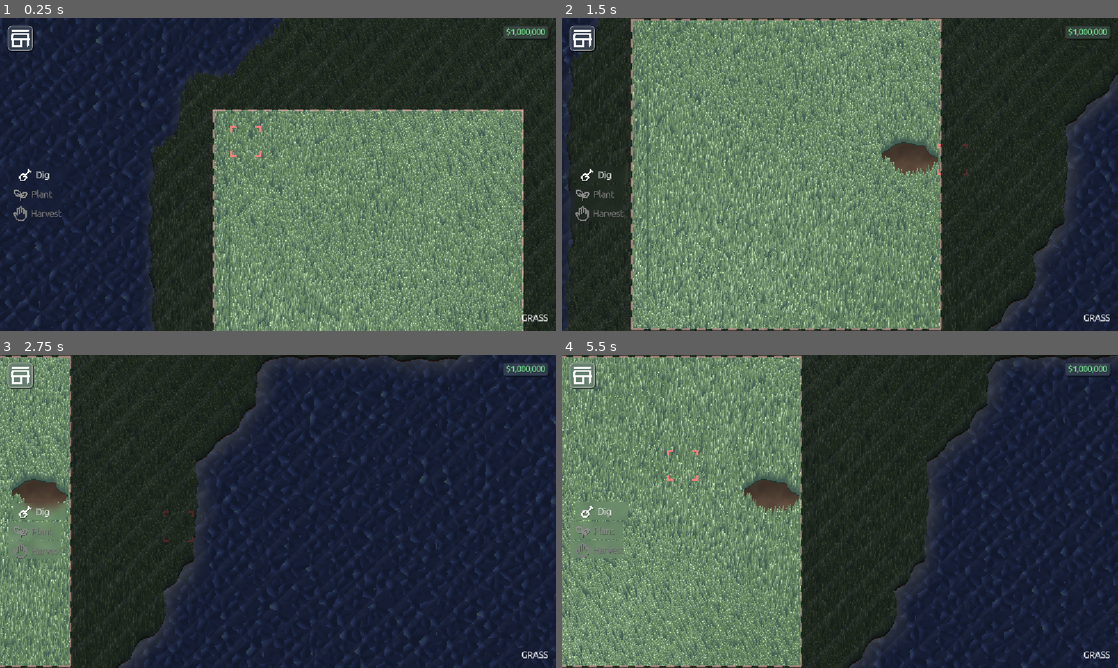
Above: before the commit, frames 1-4 (two rows, left to right).
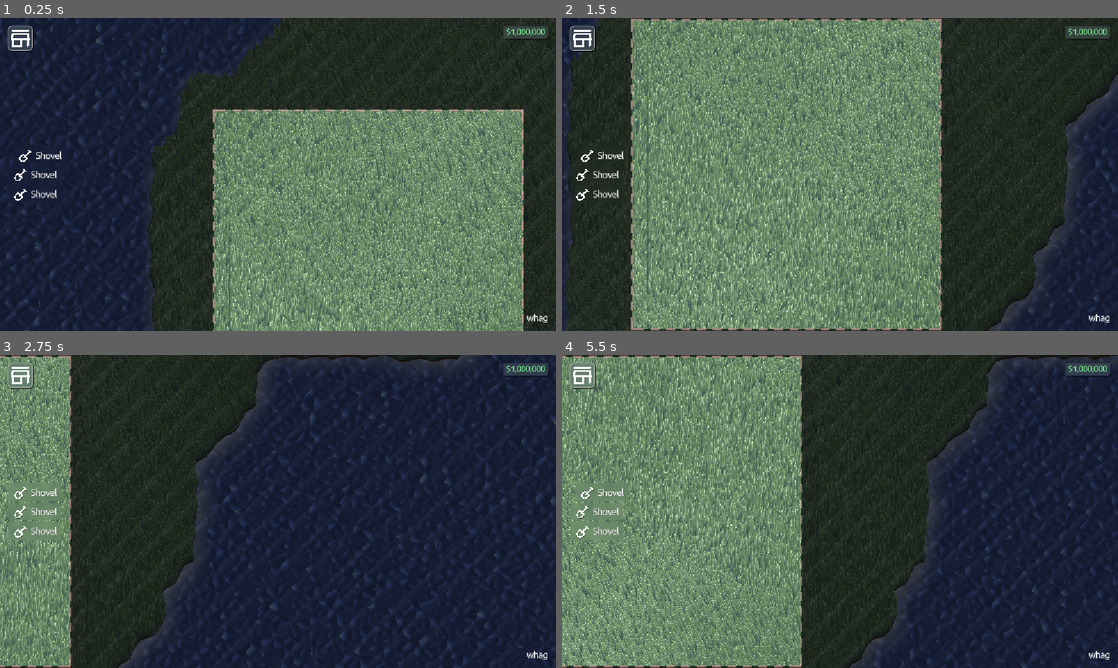
Above: after the commit, the same moments.

Repository: Glitch752/FarmAndFortune
Game: Godot game, scene res://scenes/Level.tscn
The game is run twice, just before and just after one commit, with the same random seed, the same clock (stepped at 60 frames per second) and the same inputs.
Inputs (mouse positions are in pixels of both pictures, inside the frame that each line leads up to; where the layout moved, square brackets give the same spot in the first picture):
- Up to frame 1 (0.25 s): no input
- Up to frame 2 (1.5 s): click (595, 174) [595, 212] at 0.5 s; tap Enter at 1.25 s; move the mouse to (962, 158) at 1.27 s; press the mouse at (962, 158) at 1.28 s; hold D (move_right) from 1.28 s (still down)
- Up to frame 3 (2.75 s): tap 1 at 1.55, 2.1 s; move the mouse to (166, 527) at 2.02 s; release D (move_right) at 2.03 s; release the mouse at (166, 527) at 2.03 s; hold - (cycle_active_backward) from 2.03 s (still down); click (166, 527) at 2.17 s; tap 9 at 2.3 s
- Up to frame 4 (5.5 s): move the mouse to (895, 442) at 2.77 s; release - (cycle_active_backward) at 2.78 s; hold D (move_right) 2.78-3.53 s; tap 9 at 2.85 s; click (895, 442) at 2.92 s; tap 2 at 3.05, 3.6 s; move the mouse to (812, 574) at 3.52 s; hold = (cycle_active_forward) 3.53-4.28 s; click (812, 574) at 3.67 s; tap 3 at 3.8, 4.35 s; move the mouse to (1006, 558) at 4.27 s; press the mouse at (1006, 558) at 4.28 s; hold A (move_left) from 4.28 s (still down); move the mouse to (673, 464) at 5.02 s; release the mouse at (673, 464) at 5.03 s; click (673, 464) at 5.1 s; tap 1 at 5.3 s

The runs differ from the first frame. In frame 1, 0.6% of the frame differs, in the area x 2-99%, y 34-98%; in frame 2, 4.1%; in frame 3, 1.7%; in frame 4, 4.8%, in the area x 0-99%, y 30-100%.
Error after the commit: Parse Error: Could not find type "InteractionType" under base "res://scripts/interaction_singleton.gd". (res://ui/tool_button.gd:20)

Commit message:
Restructure interactions and ui

Diff:
--- a/data/seed_data_harvest_item.gd
+++ b/data/seed_data_harvest_item.gd
@@ -1,15 +1,21 @@
 class_name SeedData_HarvestItem extends Resource
 
-@export_enum("Seed", "Money") var item_type: int
+enum ItemType {
+    Seed,
+    Item
+}
+@export var item_type: ItemType
 
-@export var item_id: StringName
+var item_id: StringName
 @export var quantity: int = 1
 
 # Only show item_id if item_type is Seed
 func _get_property_list() -> Array:
-    var properties = super.get_property_list()
-    if item_type != 0: # Seed
-        properties = properties.filter(func(p):
-            return p["name"] != "item_id"
-        )
+    var properties = []
+    if item_type == ItemType.Seed: # Seed
+        properties.append({
+            "name": "item_id",
+            "type": TYPE_STRING_NAME,
+            "usage": PROPERTY_USAGE_DEFAULT
+        })
     return properties
--- a/scenes/LevelInterface.tscn
+++ b/scenes/LevelInterface.tscn
@@ -10,6 +10,7 @@
 [ext_resource type="Texture2D" uid="uid://cysal3jjxlduu" path="res://ui/icons/tools/shovel.png" id="7_fcdxv"]
 [ext_resource type="Texture2D" uid="uid://c0ngbrq5klc0r" path="res://ui/icons/tools/plant.png" id="8_wh1fv"]
 [ext_resource type="Texture2D" uid="uid://cigrreghgq3r7" path="res://ui/icons/tools/hand.png" id="9_ldihh"]
+[ext_resource type="Script" uid="uid://cs7ejnwk2xh01" path="res://scripts/debug_info.gd" id="11_0yjpr"]
 [ext_resource type="Script" uid="uid://ciau4abk50jne" path="res://scripts/highlighted_tile.gd" id="11_kn7d3"]
 
 [sub_resource type="LabelSettings" id="LabelSettings_xdkid"]
@@ -77,8 +78,14 @@
 
 [node name="DigButton" parent="Tools" instance=ExtResource("4_x080e")]
 layout_mode = 2
-tool_name = "Dig"
+tool_name = "Shovel"
 tool_icon = ExtResource("7_fcdxv")
+color = Color(0.54545456, 0.54545456, 0.54545456, 1)
+
+[node name="HarvestButton" parent="Tools" instance=ExtResource("4_x080e")]
+layout_mode = 2
+tool_name = "Hand"
+tool_icon = ExtResource("9_ldihh")
 color = Color(0.54545456, 0.54545456, 0.54545456, 1)
 
 [node name="PlantButton" parent="Tools" instance=ExtResource("4_x080e")]
@@ -86,25 +93,24 @@
 tool_name = "Plant"
 tool_icon = ExtResource("8_wh1fv")
 
-[node name="HarvestButton" parent="Tools" instance=ExtResource("4_x080e")]
-layout_mode = 2
-tool_name = "Harvest"
-tool_icon = ExtResource("9_ldihh")
-color = Color(0.54545456, 0.54545456, 0.54545456, 1)
-
-[node name="HighlightedTile" type="Label" parent="."]
+[node name="DebugInfo" type="VBoxContainer" parent="."]
 layout_mode = 1
 anchors_preset = 3
 anchor_left = 1.0
 anchor_top = 1.0
 anchor_right = 1.0
 anchor_bottom = 1.0
-offset_left = -56.0
-offset_top = -35.0
+offset_left = -61.0
+offset_top = -56.0
 offset_right = -16.0
 offset_bottom = -16.0
 grow_horizontal = 0
 grow_vertical = 0
+alignment = 2
+script = ExtResource("11_0yjpr")
+
+[node name="HighlightedTile" type="Label" parent="DebugInfo"]
+layout_mode = 2
 text = "whag"
 label_settings = SubResource("LabelSettings_kn7d3")
 script = ExtResource("11_kn7d3")
--- /dev/null
+++ b/scripts/debug_info.gd
@@ -0,0 +1,5 @@
+extends VBoxContainer
+
+func _ready():
+    if OS.has_feature("release"):
+        visible = false
--- a/scripts/interaction_singleton.gd
+++ b/scripts/interaction_singleton.gd
@@ -1,16 +1,4 @@
 extends Node
-
-enum InteractionType {
-    Dig,
-    Plant,
-    Harvest
-}
-
-var interaction_shortcuts: Dictionary[Key, InteractionType] = {
-    Key.KEY_1: InteractionType.Dig,
-    Key.KEY_2: InteractionType.Plant,
-    Key.KEY_3: InteractionType.Harvest
-}
 
 signal highlight_changed(new_tile: Vector2i)
 var highlighted_tile: Vector2i = Vector2i.ZERO:
@@ -19,61 +7,21 @@
         highlight_changed.emit(tile)
 
 signal interaction_changed(current_interaction: InteractionType)
-var current_interaction: InteractionType = InteractionType.Dig:
+var current_interaction: InteractionType = DigInteraction.new():
     set(value):
         current_interaction = value
         interaction_changed.emit(current_interaction)
-
-func cycle(slots: int) -> void:
-    current_interaction = (
-        (int(current_interaction) + slots + InteractionType.size()) % InteractionType.size()
-    ) as InteractionType
-
-func _unhandled_input(event: InputEvent) -> void:
-    if event.is_action_pressed("cycle_active_forward"):
-        cycle(1)
-        get_viewport().set_input_as_handled()
-        return
-    if event.is_action_pressed("cycle_active_backward"):
-        cycle(-1)
-        get_viewport().set_input_as_handled()
-        return
-
-    if event is InputEventKey and event.pressed and not event.echo:
-        var key_event = event as InputEventKey
-        var key = key_event.keycode
-        if key in interaction_shortcuts:
-            current_interaction = interaction_shortcuts[key]
-            get_viewport().set_input_as_handled()
-            return
-
-    # Scrolling changes slots
-    if event is InputEventMouseButton and event.pressed:
-        _debounced_scroll.call([event as InputEventMouseButton])
-
-var _debounced_scroll = preload("res://scripts/utils.gd").debounce(_scroll_input, 0.2)
-
-func _scroll_input(event: InputEventMouseButton):
-    if event.button_index == MouseButton.MOUSE_BUTTON_WHEEL_DOWN:
-        cycle(1)
-        get_viewport().set_input_as_handled()
-        return
-    elif event.button_index == MouseButton.MOUSE_BUTTON_WHEEL_UP:
-        cycle(-1)
-        get_viewport().set_input_as_handled()
-        return
 
 func interact():
     if not MapSingleton.get_chunk_at_tile(highlighted_tile).unlocked:
         return
 
-    match current_interaction:
-        InteractionType.Dig:
-            dig_at_tile(highlighted_tile)
-        InteractionType.Plant:
-            plant_at_tile(highlighted_tile)
-        InteractionType.Harvest:
-            harvest_at_tile(highlighted_tile)
+    if current_interaction is DigInteraction:
+        dig_at_tile(highlighted_tile)
+    elif current_interaction is PlantInteraction:
+        plant_at_tile(highlighted_tile)
+    elif current_interaction is HarvestInteraction:
+        harvest_at_tile(highlighted_tile)
 
 func dig_at_tile(tile: Vector2i) -> void:
     if MapSingleton.get_terrain_at(tile) == MapSingleton.TerrainType.GRASS:
--- /dev/null
+++ b/scripts/interaction_type/dig_interaction.gd
@@ -0,0 +1 @@
+class_name DigInteraction extends InteractionType
--- /dev/null
+++ b/scripts/interaction_type/harvest_interaction.gd
@@ -0,0 +1 @@
+class_name HarvestInteraction extends InteractionType
--- /dev/null
+++ b/scripts/interaction_type/interaction_type.gd
@@ -0,0 +1 @@
+class_name InteractionType extends Resource
--- /dev/null
+++ b/scripts/interaction_type/plant_interaction.gd
@@ -0,0 +1,5 @@
+class_name PlantInteraction extends InteractionType
+
+var plant_id: StringName
+func _init(_plant_id: StringName):
+    plant_id = _plant_id
--- a/ui/ToolButton.tscn
+++ b/ui/ToolButton.tscn
@@ -3,7 +3,7 @@
 [ext_resource type="Material" uid="uid://4p2g18w6yasx" path="res://ui/panelBlur.tres" id="1_c3fve"]
 [ext_resource type="Texture2D" uid="uid://cysal3jjxlduu" path="res://ui/icons/tools/shovel.png" id="2_c3fve"]
 [ext_resource type="Theme" uid="uid://chyuq11b71wpt" path="res://ui/uiTheme.tres" id="2_vgv5g"]
-[ext_resource type="Script" uid="uid://ct6slv7ptkvep" path="res://scripts/tool_button.gd" id="3_l6iv4"]
+[ext_resource type="Script" uid="uid://ct6slv7ptkvep" path="res://ui/tool_button.gd" id="3_l6iv4"]
 [ext_resource type="Script" uid="uid://dtiyyefskk5op" path="res://ui/nodes/stack_container.gd" id="4_o0ldk"]
 [ext_resource type="Script" uid="uid://d0ucdkwax7bqx" path="res://ui/nodes/transform_container.gd" id="5_l6iv4"]
 
--- a/ui/interaction_tool_ui.gd
+++ b/ui/interaction_tool_ui.gd
@@ -3,6 +3,42 @@
 extends SelectionHighlightVBox
 
 func _ready() -> void:
-    InteractionSingleton.interaction_changed.connect(func(interaction):
-        selected_index = interaction)
-    selected_index = InteractionSingleton.current_interaction
+    selected_index = 0
+    selected_index_changed.connect(_on_selected_index_changed)
+
+func _on_selected_index_changed(new_index: int) -> void:
+    InteractionSingleton.current_interaction = get_child(new_index).get_interaction_type()
+
+func _unhandled_input(event: InputEvent) -> void:
+    if event.is_action_pressed("cycle_active_forward"):
+        cycle(1)
+        get_viewport().set_input_as_handled()
+        return
+    if event.is_action_pressed("cycle_active_backward"):
+        cycle(-1)
+        get_viewport().set_input_as_handled()
+        return
+
+    if event is InputEventKey and event.pressed and not event.echo:
+        var key_event = event as InputEventKey
+        var key = key_event.keycode
+        if key >= Key.KEY_1 and key <= Key.KEY_9:
+            selected_index = (key - Key.KEY_1) % get_child_count()
+            get_viewport().set_input_as_handled()
+            return
+
+    # Scrolling changes slots
+    if event is InputEventMouseButton and event.pressed:
+        _debounced_scroll.call([event as InputEventMouseButton])
+
+var _debounced_scroll = preload("res://scripts/utils.gd").debounce(_scroll_input, 0.2)
+
+func _scroll_input(event: InputEventMouseButton):
+    if event.button_index == MouseButton.MOUSE_BUTTON_WHEEL_DOWN:
+        cycle(1)
+        get_viewport().set_input_as_handled()
+        return
+    elif event.button_index == MouseButton.MOUSE_BUTTON_WHEEL_UP:
+        cycle(-1)
+        get_viewport().set_input_as_handled()
+        return
--- a/ui/nodes/selection_highlight_vbox.gd
+++ b/ui/nodes/selection_highlight_vbox.gd
@@ -7,13 +7,21 @@
 
 class_name SelectionHighlightVBox
 
+signal selected_index_changed(new_index: int)
+
 @export_range(0, 100, 1, "or_greater")
 var selected_index: int = 0:
     set(value):
         selected_index = value
+        selected_index_changed.emit(selected_index)
 
         var tween = create_tween().set_ease(Tween.EASE_IN_OUT).set_trans(Tween.TRANS_QUAD)
         tween.tween_property(self, "_selected_index", selected_index, 0.2)
+
+func cycle(slots: int) -> void:
+    selected_index = (
+        (selected_index + slots + get_child_count()) % get_child_count()
+    )
 
 @export_range(0, 100, 0.1, "or_greater")
 var x_offset: float = 10.0:
--- a/scripts/tool_button.gd
+++ b/ui/tool_button.gd
@@ -17,6 +17,8 @@
         color = new_color
         _update_color()
 
+@export var interaction: InteractionSingleton.InteractionType = null
+
 func _ready():
     _update()
     _update_color()
Not shown, changed: export_presets.cfg
Not shown: 1 places in scenes/LevelInterface.tscn that only renumber resources
Not shown, added: scripts/debug_info.gd.uid
Not shown, added: scripts/interaction_type/dig_interaction.gd.uid
Not shown, added: scripts/interaction_type/harvest_interaction.gd.uid
Not shown, added: scripts/interaction_type/interaction_type.gd.uid
Not shown, added: scripts/interaction_type/plant_interaction.gd.uid
Renamed: scripts/tool_button.gd.uid -> ui/tool_button.gd.uid
Not shown, changed: timeTracker.html
